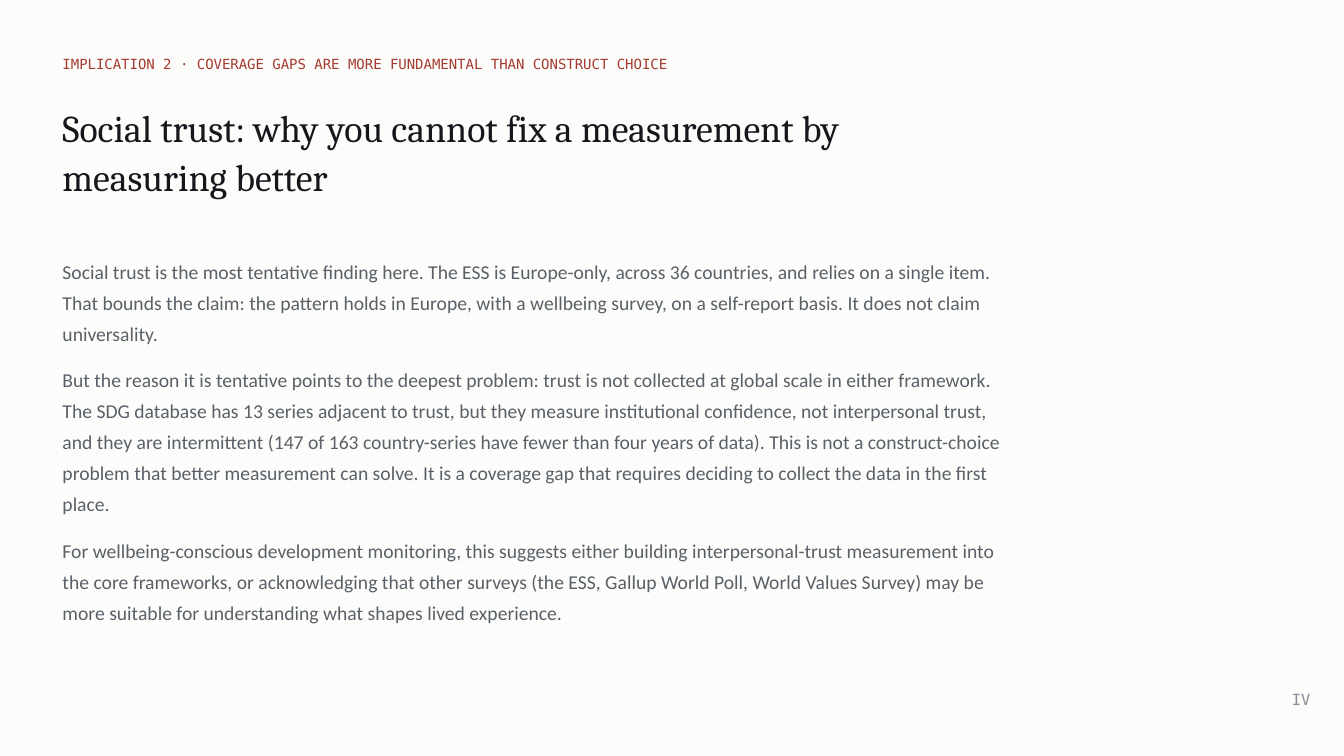
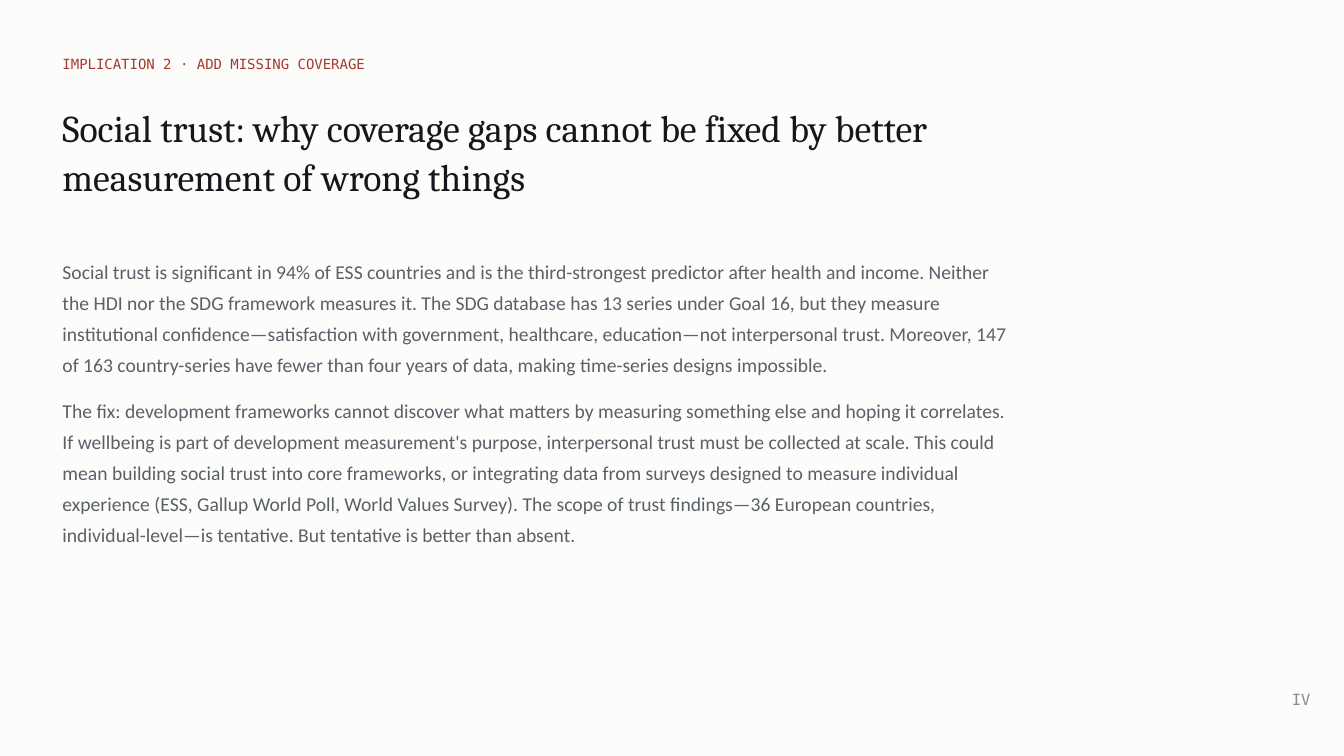
Before and after one commit to cwejnert/HDI-Happiness, a slide deck: slide 22 of deck/Measured_Where_It_Varies.pptx. Drawn at 1344x756 pixels with LibreOffice and Linux fonts; fonts in the diff are those of the drawing. Boxes give left, top, right and bottom in pixels: in the first picture for what was removed or moved away, otherwise in the second. Text is boxed around its words. In the diff, an @@ line names an element or a change of style, - is before the commit and + after.

```diff
--- a/deck/Measured_Where_It_Varies.pptx
+++ b/deck/Measured_Where_It_Varies.pptx
@@ text at (62, 58, 365, 69): text changed @@
-IMPLICATION 2 · COVERAGE GAPS ARE MORE FUNDAMENTAL THAN CONSTRUCT CHOICE
+IMPLICATION 2 · ADD MISSING COVERAGE
@@ text at (62, 115, 927, 199): text changed @@
-Social trust: why you cannot fix a measurement by measuring better
+Social trust: why coverage gaps cannot be fixed by better measurement of wrong things
@@ text at (62, 265, 1006, 542): text changed @@
-Social trust is the most tentative finding here. The ESS is Europe-only, across 36 countries, and relies on a single item. That bounds the claim: the pattern holds in Europe, with a wellbeing survey, on a self-report basis. It does not claim universality.
-But the reason it is tentative points to the deepest problem: trust is not collected at global scale in either framework. The SDG database has 13 series adjacent to trust, but they measure institutional confidence, not interpersonal trust, and they are intermittent (147 of 163 country-series have fewer than four years of data). This is not a construct-choice problem that better measurement can solve. It is a coverage gap that requires deciding to collect the data in the first place.
-For wellbeing-conscious development monitoring, this suggests either building interpersonal-trust measurement into the core frameworks, or acknowledging that other surveys (the ESS, Gallup World Poll, World Values Survey) may be more suitable for understanding what shapes lived experience.
+Social trust is significant in 94% of ESS countries and is the third-strongest predictor after health and income. Neither the HDI nor the SDG framework measures it. The SDG database has 13 series under Goal 16, but they measure institutional confidence—satisfaction with government, healthcare, education—not interpersonal trust. Moreover, 147 of 163 country-series have fewer than four years of data, making time-series designs impossible.
+The fix: development frameworks cannot discover what matters by measuring something else and hoping it correlates. If wellbeing is part of development measurement's purpose, interpersonal trust must be collected at scale. This could mean building social trust into core frameworks, or integrating data from surveys designed to measure individual experience (ESS, Gallup World Poll, World Values Survey). The scope of trust findings—36 European countries, individual-level—is tentative. But tentative is better than absent.
```
Also in this commit, not shown: 4 other slides changed, 1 other file.
